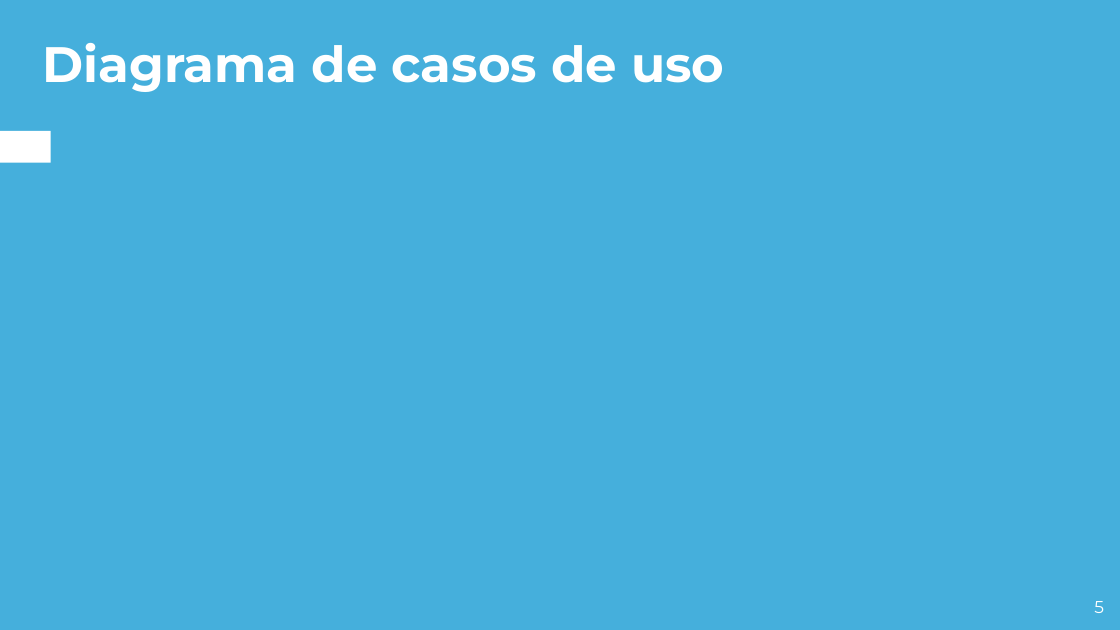
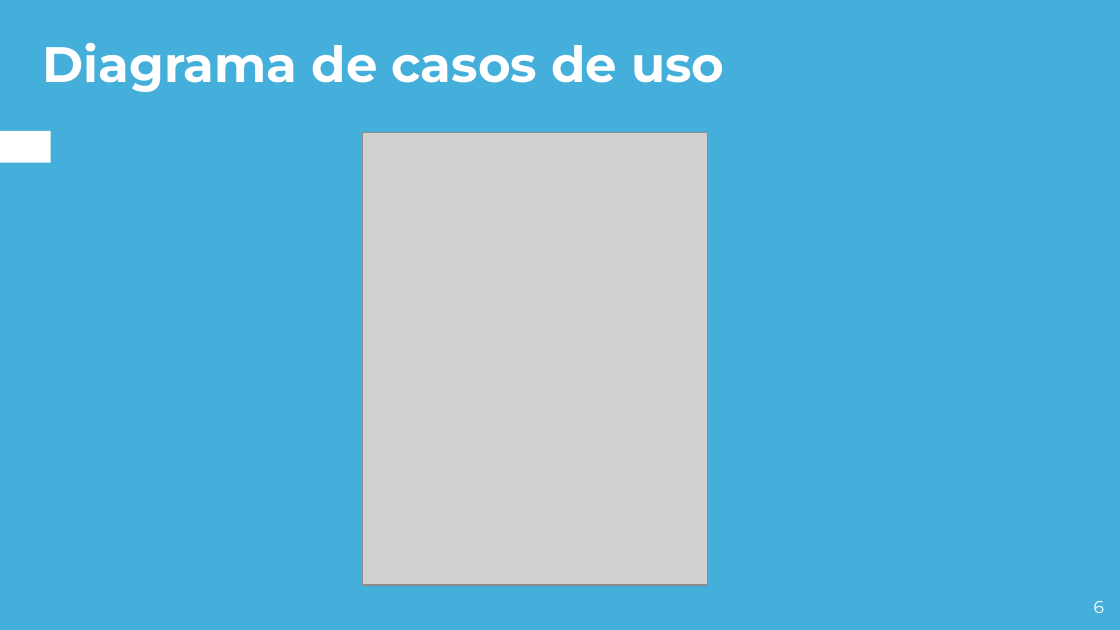
Before and after one commit to ARSW-Team-2020/Draw-It, a slide deck: slide 6 of Presentacion.pptx (slide 5 before the commit). Drawn at 1120x630 pixels with LibreOffice and Linux fonts; fonts in the diff are those of the drawing; grey boxes stand for pictures. Boxes give left, top, right and bottom in pixels: in the first picture for what was removed or moved away, otherwise in the second. Text is boxed around its words. In the diff, an @@ line names an element or a change of style, - is before the commit and + after.

```diff
--- a/Presentacion.pptx
+++ b/Presentacion.pptx
@@ picture added at (363,132,708,585) @@
@@ page number at (1094,601,1104,613): text changed @@
-5
+6
```
Also in this commit, not shown: 4 other slides changed, 5 slides added, 4 slides removed, 5 other files.
